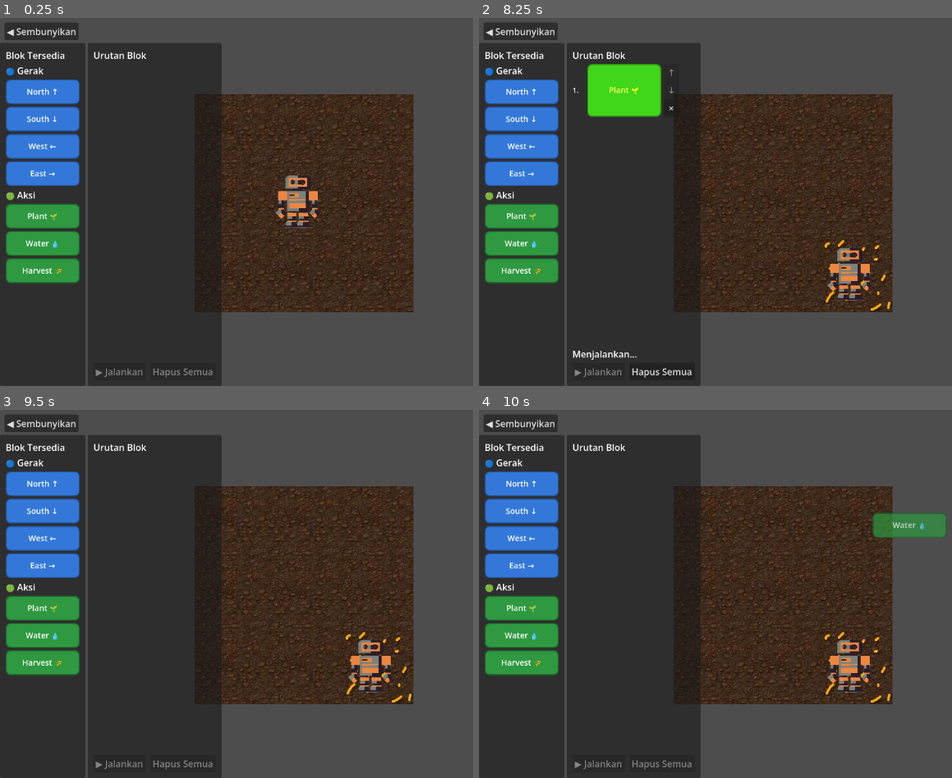
Above: before the commit, frames 1-4 (two rows, left to right).
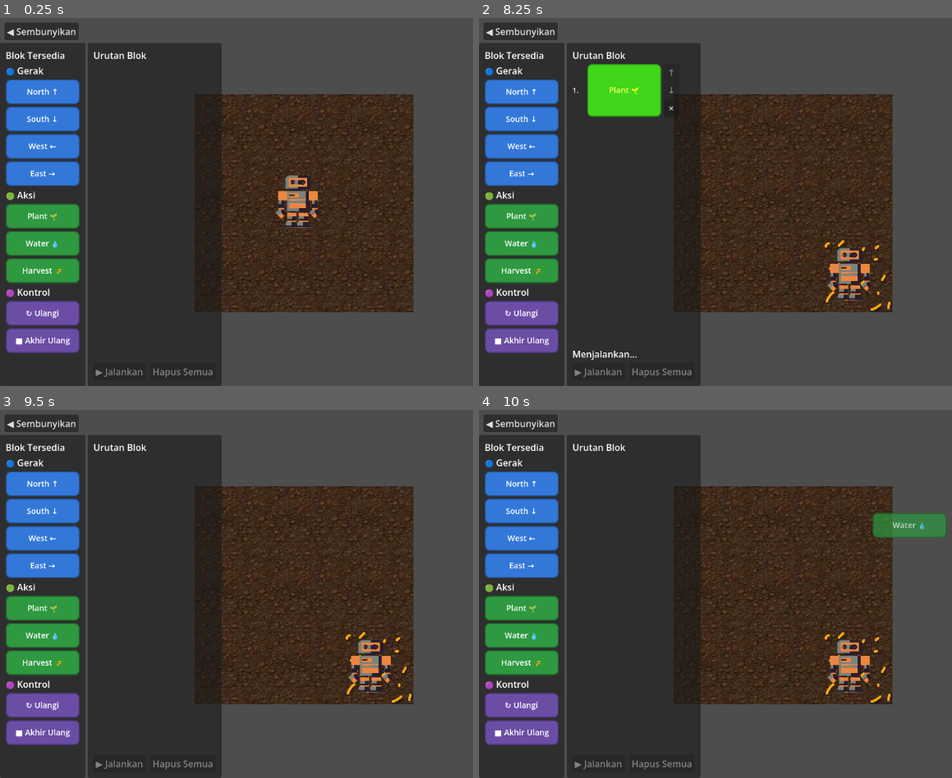
Above: after the commit, the same moments.

Repository: Kemas-Nayar/petani-gen-z
Game: Godot game, scene res://node_2d.tscn
Same seed, same stepped clock (60 frames per second), same inputs: the game is played once before the commit and once after it.
Inputs (mouse positions are in pixels of both pictures, inside the frame that each line leads up to):
- Up to frame 1 (0.25 s): no input
- Up to frame 2 (8.25 s): click "◀ Sembunyikan" at 0.5 s; click "▶ Blok" at 1.25 s; tap Enter at 2, 3.5, 5 s; drag from (521, 91) to (871, 121) at 2.02 s; tap Space at 2.75, 4.25, 5.75 s; drag from (677, 220) to (772, 275) at 2.77 s; move the mouse to (521, 117) at 3.52 s; hold Right (ui_right) 3.53-4.25 s; tap X (action_water) at 3.6 s; click (521, 117) at 3.67 s; drag from (772, 275) to (611, 146) at 4.27 s; drag from (521, 146) to (838, 202) at 5.02 s; drag from (611, 146) to (710, 110) at 5.77 s; move the mouse to (521, 172) at 6.52 s; hold Down (ui_down) 6.53-7.25 s; tap C (action_harvest) at 6.6 s; click (521, 172) at 6.67 s; drag from (521, 216) to (677, 220) at 7.27 s; click "▶ Jalankan" at 8 s
- Up to frame 3 (9.5 s): click "Hapus Semua" at 8.75 s
- Up to frame 4 (10 s): drag from (521, 634) to (871, 513) at 9.52 s

The runs differ from the first frame. In frame 1, 2.2% of the frame differs, in the area x 1-17%, y 73-92%; in frame 2, 2.3%, in the area x 1-45%, y 73-98%; in frame 3, 2.2%; in frame 4, 2.2%.

Commit message:
Tambah loop blok

Diff:
--- a/block_definition.gd
+++ b/block_definition.gd
@@ -1,7 +1,7 @@
 extends Resource
 class_name BlockDefinition
 
-enum Category { MOVE, ACTION }
+enum Category { MOVE, ACTION, CONTROL }
 
 var id: String = ""
 var label: String = ""
@@ -16,16 +16,19 @@
 	b.color = p_color
 	return b
 
-# Semua blok Tier 1
+# Semua blok Tier 1 + Tier 2 (loop)
 static func get_all() -> Array[BlockDefinition]:
-	var move  = Color(0.20, 0.47, 0.85)  # Biru
-	var action = Color(0.18, 0.60, 0.25) # Hijau
+	var move    = Color(0.20, 0.47, 0.85)  # Biru
+	var action  = Color(0.18, 0.60, 0.25)  # Hijau
+	var control = Color(0.42, 0.30, 0.65)  # Ungu
 	return [
-		create("north",   "North ↑",  Category.MOVE,   move),
-		create("south",   "South ↓",  Category.MOVE,   move),
-		create("west",    "West ←",   Category.MOVE,   move),
-		create("east",    "East →",   Category.MOVE,   move),
-		create("plant",   "Plant 🌱", Category.ACTION, action),
-		create("water",   "Water 💧", Category.ACTION, action),
-		create("harvest", "Harvest 🌾",Category.ACTION, action),
+		create("north",       "North ↑",      Category.MOVE,    move),
+		create("south",       "South ↓",      Category.MOVE,    move),
+		create("west",        "West ←",       Category.MOVE,    move),
+		create("east",        "East →",       Category.MOVE,    move),
+		create("plant",       "Plant 🌱",     Category.ACTION,  action),
+		create("water",       "Water 💧",     Category.ACTION,  action),
+		create("harvest",     "Harvest 🌾",   Category.ACTION,  action),
+		create("repeat_start", "↻ Ulangi",    Category.CONTROL, control),
+		create("repeat_end",   "■ Akhir Ulang", Category.CONTROL, control),
 	]
--- a/block_palette.gd
+++ b/block_palette.gd
@@ -1,13 +1,11 @@
 extends PanelContainer
 
 # BlockPalette.gd
-# Panel kiri berisi semua blok Tier 1 yang tersedia untuk di-drag.
-# Attach ke node PanelContainer bernama "BlockPalette".
+# Panel kiri berisi semua blok yang tersedia untuk di-drag.
 
-const BlockUIScene = preload("res://block_ui.gd")
-
-@onready var move_container:   VBoxContainer = $MarginContainer/VBox/MoveSection/Blocks
-@onready var action_container: VBoxContainer = $MarginContainer/VBox/ActionSection/Blocks
+@onready var move_container:    VBoxContainer = $MarginContainer/VBox/MoveSection/Blocks
+@onready var action_container:  VBoxContainer = $MarginContainer/VBox/ActionSection/Blocks
+@onready var control_container: VBoxContainer = $MarginContainer/VBox/ControlSection/Blocks
 
 func _ready():
 	_populate()
@@ -23,7 +21,8 @@
 				move_container.add_child(block)
 			BlockDefinition.Category.ACTION:
 				action_container.add_child(block)
+			BlockDefinition.Category.CONTROL:
+				control_container.add_child(block)
 
-# Palette tidak menerima drop — hanya sequence yang menerima
 func _can_drop_data(_at_position: Vector2, _data: Variant) -> bool:
 	return false
--- a/block_sequence.gd
+++ b/block_sequence.gd
@@ -2,7 +2,6 @@
 
 # BlockSequence.gd
 # Panel kanan: slot urutan blok + tombol Run.
-# Attach ke node PanelContainer bernama "BlockSequence".
 
 const MAX_BLOCKS = 12
 
@@ -13,7 +12,7 @@
 
 @onready var character: CharacterBody2D = $"../../../CharacterBody2D"
 
-var sequence: Array[String] = []   # list block id yang akan dieksekusi
+var sequence: Array = []  # setiap item: {"id": String, "count": int (khusus repeat_start)}
 var is_running: bool = false
 
 func _ready():
@@ -37,6 +36,10 @@
 	var block_id: String = data["block_id"]
 	var insert_index := _get_insert_index(at_position)
 
+	var item := {"id": block_id}
+	if block_id == "repeat_start":
+		item["count"] = data.get("count", 3)
+
 	if data.get("from_sequence", false):
 		var from_index := _find_block_index(data.get("source"))
 		if from_index < 0:
@@ -44,12 +47,12 @@
 		sequence.remove_at(from_index)
 		if from_index < insert_index:
 			insert_index -= 1
-		sequence.insert(insert_index, block_id)
+		sequence.insert(insert_index, item)
 	else:
 		if sequence.size() >= MAX_BLOCKS:
 			status_label.text = "Slot penuh! (maks %d blok)" % MAX_BLOCKS
 			return
-		sequence.insert(insert_index, block_id)
+		sequence.insert(insert_index, item)
 
 	_refresh_slots()
 	status_label.text = ""
@@ -61,7 +64,8 @@
 		child.queue_free()
 
 	for i in sequence.size():
-		var def = _find_def(sequence[i])
+		var item = sequence[i]
+		var def = _find_def(item["id"])
 		if def == null:
 			continue
 
@@ -77,8 +81,11 @@
 
 		var block = PanelContainer.new()
 		block.set_script(load("res://block_ui.gd"))
-		block.setup(def, true)
+		var initial_count = item.get("count", 3)
+		block.setup(def, true, initial_count)
 		block.block_removed.connect(_on_block_removed)
+		if item["id"] == "repeat_start":
+			block.count_changed.connect(_on_count_changed.bind(i))
 		row.add_child(block)
 
 		var controls = VBoxContainer.new()
@@ -86,7 +93,6 @@
 
 		var up_btn = Button.new()
 		up_btn.text = "↑"
-		up_btn.tooltip_text = "Naikkan"
 		up_btn.custom_minimum_size = Vector2(28, 20)
 		up_btn.disabled = i == 0 or is_running
 		up_btn.pressed.connect(_move_block.bind(i, -1))
@@ -94,7 +100,6 @@
 
 		var down_btn = Button.new()
 		down_btn.text = "↓"
-		down_btn.tooltip_text = "Turunkan"
 		down_btn.custom_minimum_size = Vector2(28, 20)
 		down_btn.disabled = i == sequence.size() - 1 or is_running
 		down_btn.pressed.connect(_move_block.bind(i, 1))
@@ -102,7 +107,6 @@
 
 		var del_btn = Button.new()
 		del_btn.text = "×"
-		del_btn.tooltip_text = "Hapus (klik kanan juga bisa)"
 		del_btn.custom_minimum_size = Vector2(28, 20)
 		del_btn.disabled = is_running
 		del_btn.pressed.connect(_remove_at_index.bind(i))
@@ -114,26 +118,57 @@
 	run_button.disabled = sequence.is_empty() or is_running
 	clear_button.disabled = sequence.is_empty() or is_running
 
-# ── Eksekusi ──────────────────────────────────────────────────────────────
+func _on_count_changed(new_value: int, index: int) -> void:
+	if index >= 0 and index < sequence.size():
+		sequence[index]["count"] = new_value
+
+# ── Eksekusi ────────────────────────────────────────────────────────────────
 
 func _on_run_pressed() -> void:
 	if sequence.is_empty() or is_running:
 		return
 	is_running = true
 	run_button.disabled = true
+	clear_button.disabled = true
 	status_label.text = "Menjalankan..."
-	_execute_sequence()
+	await _execute_sequence()
 
 func _execute_sequence() -> void:
-	for i in sequence.size():
-		var block_id = sequence[i]
-		_highlight_slot(i)
-		await _execute_block(block_id)
+	var i = 0
+	while i < sequence.size():
+		var item = sequence[i]
+		var block_id = item["id"]
+
+		if block_id == "repeat_start":
+			var end_index = _find_matching_end(i)
+			if end_index == -1:
+				status_label.text = "🚫 Blok 'Ulangi' butuh pasangan 'Akhir Ulang'!"
+				break
+			var count = item.get("count", 3)
+			for r in count:
+				for j in range(i + 1, end_index):
+					_highlight_slot(j)
+					await _execute_block(sequence[j]["id"])
+			i = end_index + 1
+		elif block_id == "repeat_end":
+			i += 1
+		else:
+			_highlight_slot(i)
+			await _execute_block(block_id)
+			i += 1
 
 	_highlight_slot(-1)
 	is_running = false
-	run_button.disabled = false
-	status_label.text = "Selesai ✓"
+	run_button.disabled = sequence.is_empty()
+	clear_button.disabled = sequence.is_empty()
+	if status_label.text == "Menjalankan...":
+		status_label.text = "Selesai ✓"
+
+func _find_matching_end(start_index: int) -> int:
+	for i in range(start_index + 1, sequence.size()):
+		if sequence[i]["id"] == "repeat_end":
+			return i
+	return -1
 
 func _execute_block(block_id: String) -> void:
 	match block_id:
@@ -157,7 +192,6 @@
 	var rows = slot_container.get_children()
 	for i in rows.size():
 		var row = rows[i]
-		# Cari BlockUI di dalam row
 		for child in row.get_children():
 			if child is PanelContainer:
 				child.modulate = Color(1.4, 1.4, 0.4) if i == index else Color.WHITE
@@ -182,9 +216,9 @@
 	var new_index := index + direction
 	if new_index < 0 or new_index >= sequence.size():
 		return
-	var block_id := sequence[index]
+	var item = sequence[index]
 	sequence.remove_at(index)
-	sequence.insert(new_index, block_id)
+	sequence.insert(new_index, item)
 	_refresh_slots()
 
 func _on_clear_pressed() -> void:
@@ -194,10 +228,10 @@
 	_refresh_slots()
 	status_label.text = ""
 
-# ── Helper ────────────────────────────────────────────────────────────────
-
 func _on_move_blocked() -> void:
 	status_label.text = "🚫 Robot terhalang, tidak bisa lewat!"
+
+# ── Helper ────────────────────────────────────────────────────────────────
 
 func _get_insert_index(at_position: Vector2) -> int:
 	var pos_in_container := slot_container.get_global_transform().affine_inverse() * (get_global_transform() * at_position)
--- a/block_ui.gd
+++ b/block_ui.gd
@@ -7,18 +7,20 @@
 var definition: BlockDefinition = null
 var is_in_sequence: bool = false   # true jika blok ada di sequence slot
 var drag_preview: bool = false     # true jika ini adalah preview saat drag
+var count_spinbox: SpinBox = null  # hanya dipakai oleh blok "repeat_start"
 
-signal block_removed(block_ui: BlockUI)  # dipancarkan saat blok di-klik kanan di sequence
+signal block_removed(block_ui: BlockUI)
+signal count_changed(new_value: int)  # dipancarkan saat angka di SpinBox diubah
 
 const BLOCK_WIDTH  = 130
 const BLOCK_HEIGHT = 44
 
-func setup(def: BlockDefinition, in_sequence: bool = false) -> void:
+func setup(def: BlockDefinition, in_sequence: bool = false, initial_count: int = 3) -> void:
 	definition = def
 	is_in_sequence = in_sequence
 	custom_minimum_size = Vector2(BLOCK_WIDTH, BLOCK_HEIGHT)
+	mouse_filter = Control.MOUSE_FILTER_STOP
 
-	# Warna background blok
 	var style = StyleBoxFlat.new()
 	style.bg_color = def.color
 	style.corner_radius_top_left     = 8
@@ -31,27 +33,56 @@
 	style.border_width_bottom = 2
 	style.border_color = def.color.darkened(0.3)
 	add_theme_stylebox_override("panel", style)
-	mouse_filter = Control.MOUSE_FILTER_STOP
 
-	var label = Label.new()
-	label.text = def.label
-	label.horizontal_alignment = HORIZONTAL_ALIGNMENT_CENTER
-	label.vertical_alignment   = VERTICAL_ALIGNMENT_CENTER
-	label.add_theme_color_override("font_color", Color.WHITE)
-	label.add_theme_font_size_override("font_size", 14)
-	label.set_anchors_and_offsets_preset(Control.PRESET_FULL_RECT)
-	add_child(label)
+	if def.id == "repeat_start" and in_sequence:
+		# Blok "Ulangi" di dalam sequence dapat kotak angka pengulangan
+		var hbox = HBoxContainer.new()
+		hbox.set_anchors_and_offsets_preset(Control.PRESET_FULL_RECT)
+		hbox.alignment = BoxContainer.ALIGNMENT_CENTER
+		hbox.add_theme_constant_override("separation", 4)
+		add_child(hbox)
+
+		var label = Label.new()
+		label.text = def.label
+		label.add_theme_color_override("font_color", Color.WHITE)
+		label.add_theme_font_size_override("font_size", 13)
+		hbox.add_child(label)
+
+		count_spinbox = SpinBox.new()
+		count_spinbox.min_value = 1
+		count_spinbox.max_value = 20
+		count_spinbox.value = initial_count
+		count_spinbox.custom_minimum_size = Vector2(56, 0)
+		count_spinbox.value_changed.connect(func(v): count_changed.emit(int(v)))
+		hbox.add_child(count_spinbox)
+
+		var x_label = Label.new()
+		x_label.text = "x"
+		x_label.add_theme_color_override("font_color", Color.WHITE)
+		hbox.add_child(x_label)
+	else:
+		var label = Label.new()
+		label.text = def.label
+		label.horizontal_alignment = HORIZONTAL_ALIGNMENT_CENTER
+		label.vertical_alignment   = VERTICAL_ALIGNMENT_CENTER
+		label.add_theme_color_override("font_color", Color.WHITE)
+		label.add_theme_font_size_override("font_size", 14)
+		label.set_anchors_and_offsets_preset(Control.PRESET_FULL_RECT)
+		label.set_anchors_and_offsets_preset(Control.PRESET_FULL_RECT)
+		add_child(label)
 
 func _get_drag_data(_at_position: Vector2) -> Variant:
-	# Buat preview visual saat drag
 	var preview = BlockUI.new()
 	preview.setup(definition, false)
 	preview.modulate.a = 0.7
 	set_drag_preview(preview)
-	return { "block_id": definition.id, "from_sequence": is_in_sequence, "source": self }
+
+	var data = { "block_id": definition.id, "from_sequence": is_in_sequence, "source": self }
+	if definition.id == "repeat_start" and count_spinbox:
+		data["count"] = int(count_spinbox.value)
+	return data
 
 func _gui_input(event: InputEvent) -> void:
-	# Klik kanan di sequence → hapus blok
 	if is_in_sequence and event is InputEventMouseButton:
 		if event.button_index == MOUSE_BUTTON_RIGHT and event.pressed:
 			block_removed.emit(self)
--- a/node_2d.tscn
+++ b/node_2d.tscn
@@ -113,7 +113,7 @@
 [node name="BlockUI" type="CanvasLayer" parent="." unique_id=568883789]
 script = ExtResource("13_layer")
 
-[node name="ToggleButton" type="Button" parent="BlockUI"]
+[node name="ToggleButton" type="Button" parent="BlockUI" unique_id=733913772]
 offset_left = 8.0
 offset_top = 8.0
 offset_right = 128.0
@@ -166,6 +166,16 @@
 [node name="Blocks" type="VBoxContainer" parent="BlockUI/HBoxContainer/BlockPalette/MarginContainer/VBox/ActionSection" unique_id=1271781648]
 layout_mode = 2
 
+[node name="ControlSection" type="VBoxContainer" parent="BlockUI/HBoxContainer/BlockPalette/MarginContainer/VBox" unique_id=1279330468]
+layout_mode = 2
+
+[node name="Label" type="Label" parent="BlockUI/HBoxContainer/BlockPalette/MarginContainer/VBox/ControlSection" unique_id=1858132629]
+layout_mode = 2
+text = "🟣 Kontrol"
+
+[node name="Blocks" type="VBoxContainer" parent="BlockUI/HBoxContainer/BlockPalette/MarginContainer/VBox/ControlSection" unique_id=752662732]
+layout_mode = 2
+
 [node name="BlockSequence" type="PanelContainer" parent="BlockUI/HBoxContainer" unique_id=1157670654]
 layout_mode = 2
 size_flags_horizontal = 3
@@ -194,7 +204,7 @@
 [node name="StatusLabel" type="Label" parent="BlockUI/HBoxContainer/BlockSequence/MarginContainer/VBox" unique_id=626743409]
 layout_mode = 2
 
-[node name="ButtonRow" type="HBoxContainer" parent="BlockUI/HBoxContainer/BlockSequence/MarginContainer/VBox"]
+[node name="ButtonRow" type="HBoxContainer" parent="BlockUI/HBoxContainer/BlockSequence/MarginContainer/VBox" unique_id=758725575]
 layout_mode = 2
 theme_override_constants/separation = 8
 
@@ -203,6 +213,6 @@
 size_flags_horizontal = 3
 text = "▶ Jalankan"
 
-[node name="ClearButton" type="Button" parent="BlockUI/HBoxContainer/BlockSequence/MarginContainer/VBox/ButtonRow"]
+[node name="ClearButton" type="Button" parent="BlockUI/HBoxContainer/BlockSequence/MarginContainer/VBox/ButtonRow" unique_id=1235356675]
 layout_mode = 2
 text = "Hapus Semua"
Not shown: 1 places in node_2d.tscn that only renumber resources
